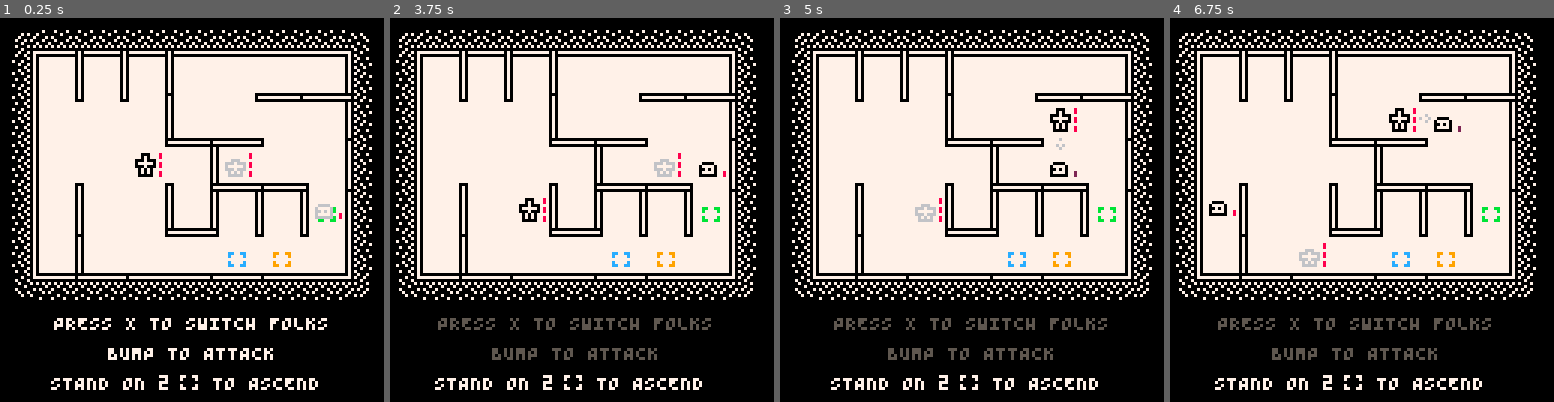
Above: before the commit, frames 1-4 (left to right).
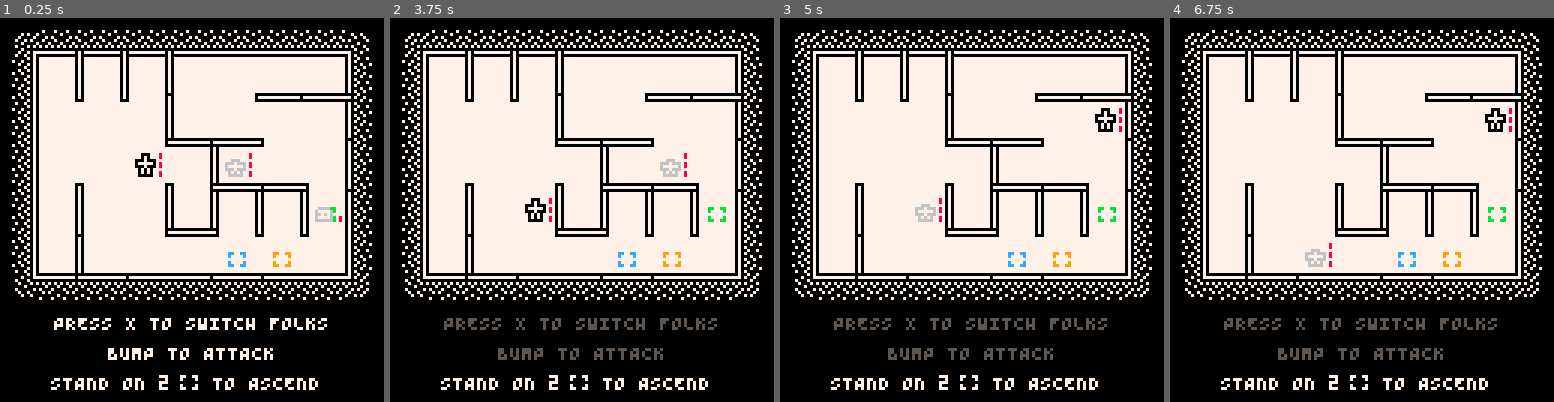
Above: after the commit, the same moments.

Repository: taylordolan/grid-folks
Game: PICO-8 cartridge grid_folks.p8
Two runs of this game, one before a commit and one after it. Both use one fixed random seed, a clock stepped at 60 frames per second and the inputs below.
Inputs:
- Up to frame 1 (0.25 s): no input
- Up to frame 2 (3.75 s): tap X (X key) at 0.33, 1.07, 1.85, 2.97 s; tap O (Z key) at 0.7, 1.7, 2.1, 2.5, 2.9, 3.3, 3.7 s; hold Right 1.6-2.1 s; hold Up 2.15-2.42 s; hold Right 2.47-3.03 s; hold Left 3.08-3.58 s; hold Down from 3.63 s (still down)
- Up to frame 3 (5 s): release Down at 3.97 s; hold Right 4.02-4.68 s; tap X (X key) at 4.08 s; tap O (Z key) at 4.1, 4.5, 4.9 s; hold Up from 4.73 s (still down)
- Up to frame 4 (6.75 s): release Up at 5.03 s; hold Left 5.08-5.68 s; tap X (X key) at 5.2, 6.32 s; tap O (Z key) every 0.4 s from 5.3 to 6.5 s; hold Down 5.73-6.03 s; hold Right 6.08-6.58 s; hold Right from 6.63 s (still down)

The runs differ from the first frame. In frame 1, 0.2% of the frame differs, in the area x 82-90%, y 48-54%; in frame 2, 13%; in frame 3, 0.6%; in frame 4, 13%, in the area x 1-97%, y 3-97%.

Commit message:
finish optimizing enemy pathfinding

Diff:
--- a/grid_folks.p8
+++ b/grid_folks.p8
@@ -6,7 +6,7 @@
 
 -- todo
 -- [x] optimize all nested {x,y} loops
--- [ ] optimize pathfinding
+-- [x] optimize pathfinding
 -- [ ] even out the potential distance for pads
 -- [ ] fix grow enemy deploy bug
 -- [ ] consider adjusting the quantity of health buttons
@@ -184,8 +184,8 @@
 		return
 	end
 
-	-- for complicated reasons, this value should be set to
-	-- one *less* than the maximum allowed number of rapid player inputs
+	-- for complicated reasons, this value should be set to one *less* than the
+	-- maximum allowed number of rapid player inputs
 	if #queue < 2 then
     local input
     for i=0, 3 do
@@ -846,19 +846,22 @@
   _e.health = 1
   _e.dir = {0,0}
 
+  -- returns a dash target if one exists, and sets `self.dir` to the direction
+  -- the target is in
   _e.get_target = function(self)
     local target
     for dir in all(o_dirs) do
-      local _t = get_ranged_targets(self, dir)[1]
-      if _t and target then
-        local s_t = tile(self)
-        local t_t = tile(_t)
-        local tar_t = tile(target)
-        if distance(s_t,t_t) < distance(s_t,tar_t) then
-          target = _t
+      local candidate = get_ranged_targets(self, dir)[1]
+      -- if multiple targets are available, set `target` to the closest one
+      if candidate and target then
+        local c_dist = distance_by_map(candidate.dmap_ideal, tile(self))
+        local t_dist = distance_by_map(target.dmap_ideal, tile(self))
+        if c_dist < t_dist then
+          target = candidate
+          self.dir = dir
         end
-      elseif _t then
-        target = _t
+      elseif candidate then
+        target = candidate
         self.dir = dir
       end
     end
@@ -1075,34 +1078,27 @@
   end
 
   _e.get_target = function(self)
-    local grow_enemies = {}
-    for next in all(enemies) do
-      if next.sub_type == "grow" then
-        add(grow_enemies, next)
-      end
-    end
-    if #grow_enemies <= 1 then
+    local friends = self:get_friends()
+    if #friends == 0 then
       local targets = {}
       for next in all(heroes) do
-        if distance(tile(self),tile(next)) == 1 then
+        if distance_by_map(next.dmap_ideal, tile(self)) == 1 then
           add(targets, next)
         end
       end
-      if #targets >= 1 then
+      if #targets > 0 then
         shuff(targets)
         return targets[1]
-      else
-        return nil
       end
     end
   end
 
   _e.deploy = function(self)
-    function is_too_close(_t, grow_enemies)
+    function is_too_close(dest, grow_enemies)
       for next in all(grow_enemies) do
         if
           next.x and
-          distance(_t,tile(next)) < 5
+          distance_by_map(next.dmap_ideal, dest) < 5
         then
           return true
         end
@@ -1619,21 +1615,21 @@
 end
 
 function crosshairs()
-  local h = active_hero()
+  local hero = active_hero()
 	for next in all(enemies) do
 		next.is_target = 0
-    if distance(tile(h), tile(next)) == 1 then
+    if distance_by_map(hero.dmap_ideal, tile(next)) == 1 then
       next.is_target = 006
     end
 	end
-  for d in all(o_dirs) do
-    if h.shoot then
-      local targets = get_ranged_targets(h, d)
+  for dir in all(o_dirs) do
+    if hero.shoot then
+      local targets = get_ranged_targets(hero, dir)
       for next in all(targets) do
         next.is_target = 011
       end
-    elseif h.jump then
-      local enemy = find_type("enemy", add_pairs(tile(h),d))
+    elseif hero.jump then
+      local enemy = find_type("enemy", add_pairs(tile(hero), dir))
       if enemy then
         enemy.is_target = 012
       end
@@ -1673,7 +1669,7 @@
   if target.type == "enemy" then
     has_bumped = true
   end
-	-- target.health -= damage
+	target.health -= damage
   local r = {000,008}
   local y = {010,010}
   target.pals = {y,y,r,r,r,r,y}
@@ -1759,11 +1755,6 @@
   return map[tile[1]][tile[2]]
 end
 
-function distance(start, goal, avoid_a)
-  local map = get_distance_map(goal, avoid_a)
-  return map[start[1]][start[2]]
-end
-
 function is_wall_between(tile_a, tile_b)
 
 	local a_x = tile_a[1]
@@ -1957,8 +1948,8 @@
   local distant_tiles = {}
   for next in all(open_tiles) do
     if
-      distance(next, tile(hero_a)) >= 3 and
-      distance(next, tile(hero_b)) >= 3
+      distance_by_map(hero_a.dmap_ideal, next) >= 3 and
+      distance_by_map(hero_b.dmap_ideal, next) >= 3
     then
       add(distant_tiles, next)
     end
